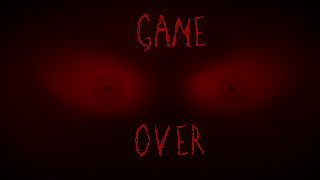
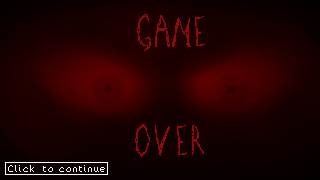
Revision of a layered 320 × 180 image; what changed, layer by layer:
added layer "Calque #2" above "Calque #3" over (5, 162, 108, 175)
